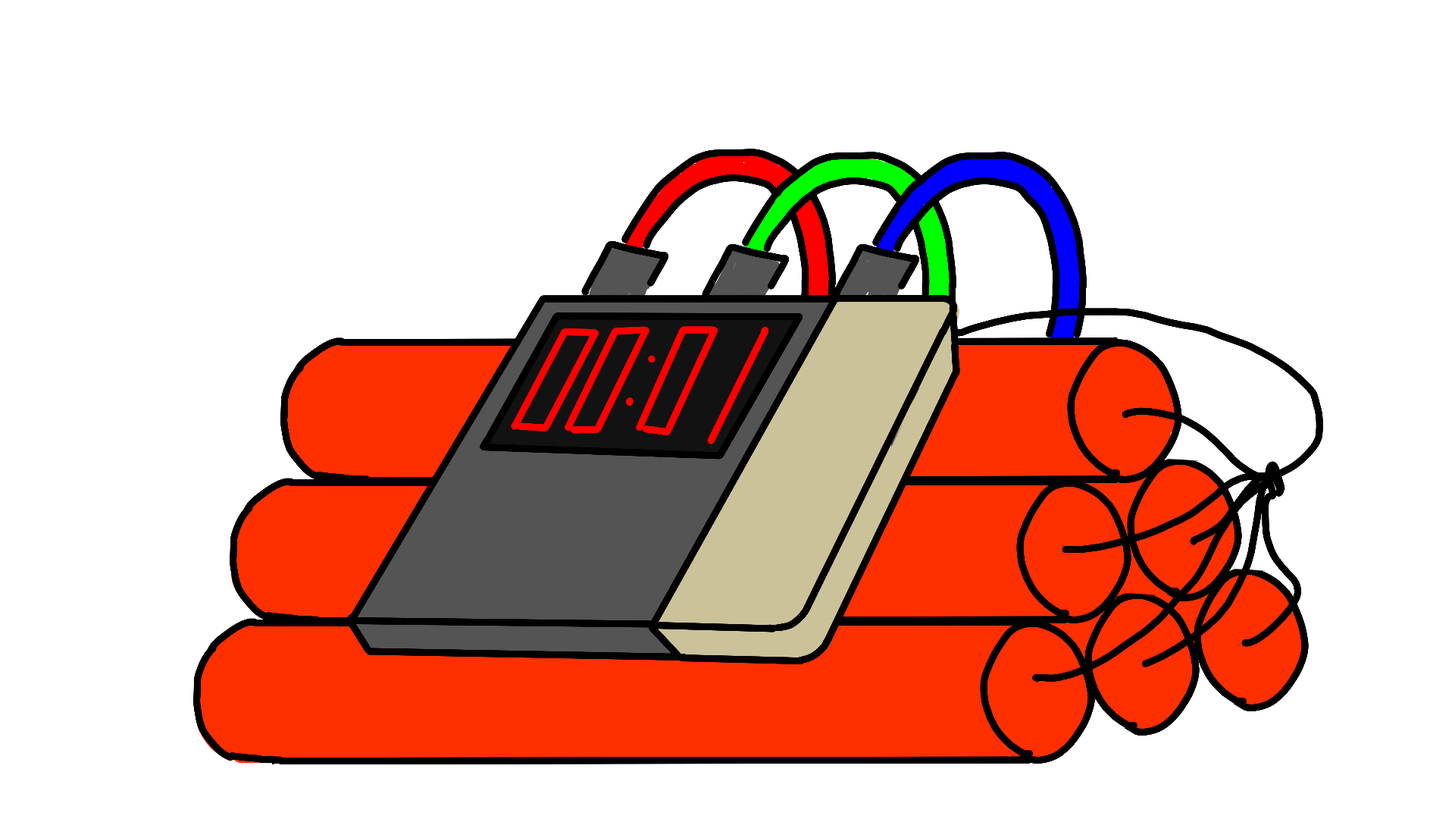
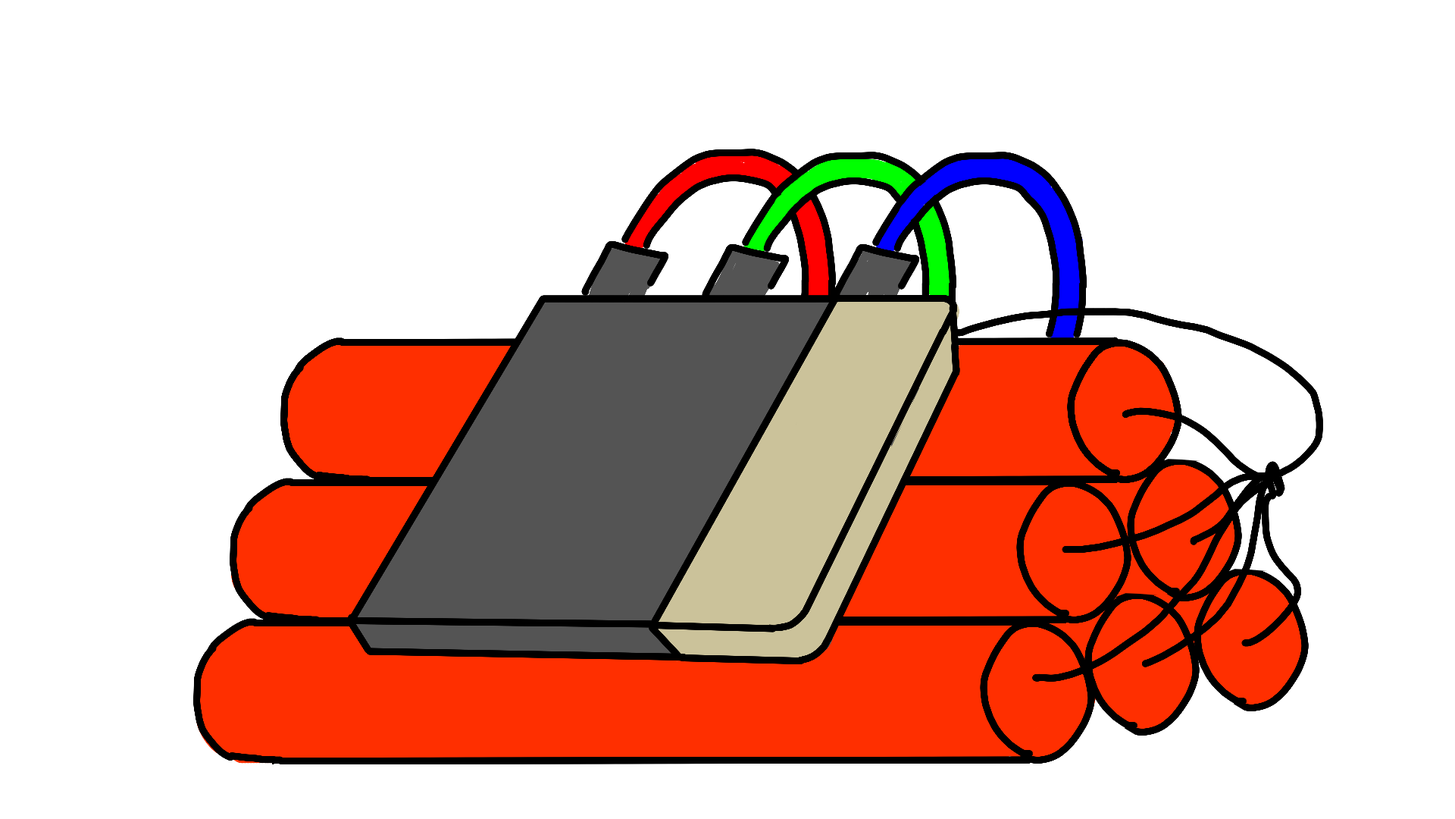
Layers edited between the first and the second 1455×819 image:
painted on "Bomb" over (479, 312, 804, 460)
painted on "BombColor" over (488, 316, 799, 455)
